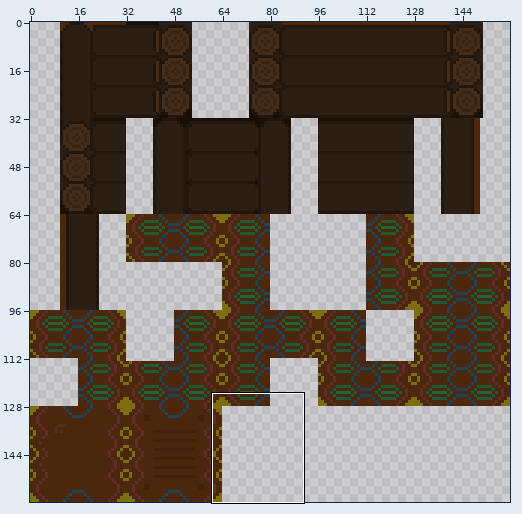
One commit to this sprite sheet: Space Sims/Assets/ArtWork/Tilesets/Ship Parts B.png. Above: a wide view before the commit, with the close-up outlined.
Close-up. First the earlier version:
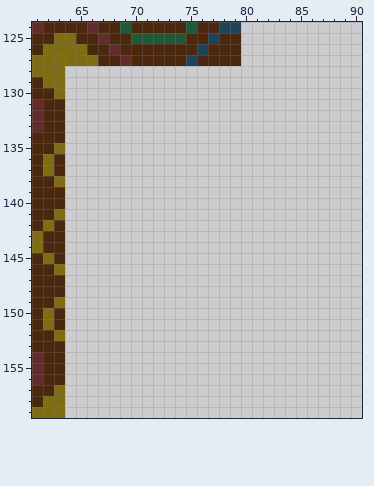
The file is 160x160 pixels. Colours within 5 levels of each other are drawn and written as one. Shown: x 61..90, y 124..159.
After the commit:
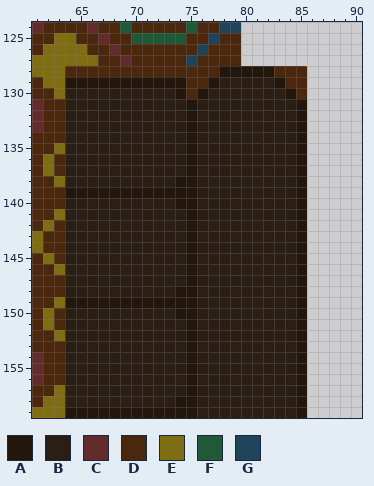
Palette (. is transparent): A #23170d  B #2b1e15  C #632c2c  D #4b270d  E #7e6d12  F #1f5937  G #1f4359
The edit:
@@ x 61..90 @@
 127 EEEEEEDDCDDDDDGDDDD...........
-128 EEE...........................
-129 DEE...........................
-130 DDE...........................
-131 CDD...........................
-132 CDD...........................
-133 CDD...........................
-134 DDD...........................
-135 DDE...........................
-136 DED...........................
-137 DED...........................
-138 DDE...........................
-139 DDD...........................
-140 DDD...........................
-141 DDE...........................
-142 DED...........................
-143 EDD...........................
-144 EDD...........................
-145 DED...........................
-146 DDE...........................
-147 DDD...........................
-148 DDD...........................
-149 DDE...........................
-150 DED...........................
-151 DED...........................
-152 DDE...........................
-153 DDD...........................
-154 CDD...........................
-155 CDD...........................
-156 CDD...........................
-157 DDE...........................
-158 DEE...........................
-159 EEE...........................
+128 EEEDDDDDDDDDDDDDDAAAAADDD.....
+129 DEEAAAAAAAAAAADDABBBBBADD.....
+130 DDEBBBBBBBBBBADABBBBBBBAD.....
+131 CDDBBBBBBBBBBBABBBBBBBBBA.....
+132 CDDBBBBBBBBBBBABBBBBBBBBA.....
+133 CDDBBBBBBBBBBBABBBBBBBBBA.....
+134 DDDBBBBBBBBBBBABBBBBBBBBA.....
+135 DDEBBBBBBBBBBBABBBBBBBBBA.....
+136 DEDBBBBBBBBBBBABBBBBBBBBA.....
+137 DEDBBBBBBBBBBBABBBBBBBBBA.....
+138 DDEBBBBBBBBBBAABBBBBBBBBA.....
+139 DDDAAAAAAAAAAAABBBBBBBBBA.....
+140 DDDBBBBBBBBBBAABBBBBBBBBA.....
+141 DDEBBBBBBBBBBBABBBBBBBBBA.....
+142 DEDBBBBBBBBBBBABBBBBBBBBA.....
+143 EDDBBBBBBBBBBBABBBBBBBBBA.....
+144 EDDBBBBBBBBBBBABBBBBBBBBA.....
+145 DEDBBBBBBBBBBBABBBBBBBBBA.....
+146 DDEBBBBBBBBBBBABBBBBBBBBA.....
+147 DDDBBBBBBBBBBBABBBBBBBBBA.....
+148 DDDBBBBBBBBBBAABBBBBBBBBA.....
+149 DDEAAAAAAAAAAAABBBBBBBBBA.....
+150 DEDBBBBBBBBBBAABBBBBBBBBA.....
+151 DEDBBBBBBBBBBBABBBBBBBBBA.....
+152 DDEBBBBBBBBBBBABBBBBBBBBA.....
+153 DDDBBBBBBBBBBBABBBBBBBBBA.....
+154 CDDBBBBBBBBBBBABBBBBBBBBA.....
+155 CDDBBBBBBBBBBBABBBBBBBBBA.....
+156 CDDBBBBBBBBBBBABBBBBBBBBA.....
+157 DDEBBBBBBBBBBBABBBBBBBBBA.....
+158 DEEBBBBBBBBBBAABBBBBBBBBA.....
+159 EEEAAAAAAAAAAAABBBBBBBBBA.....
Pixel boxes of the changes (left, top, right, bottom) in both close-ups:
added: (65, 66, 307, 418)
